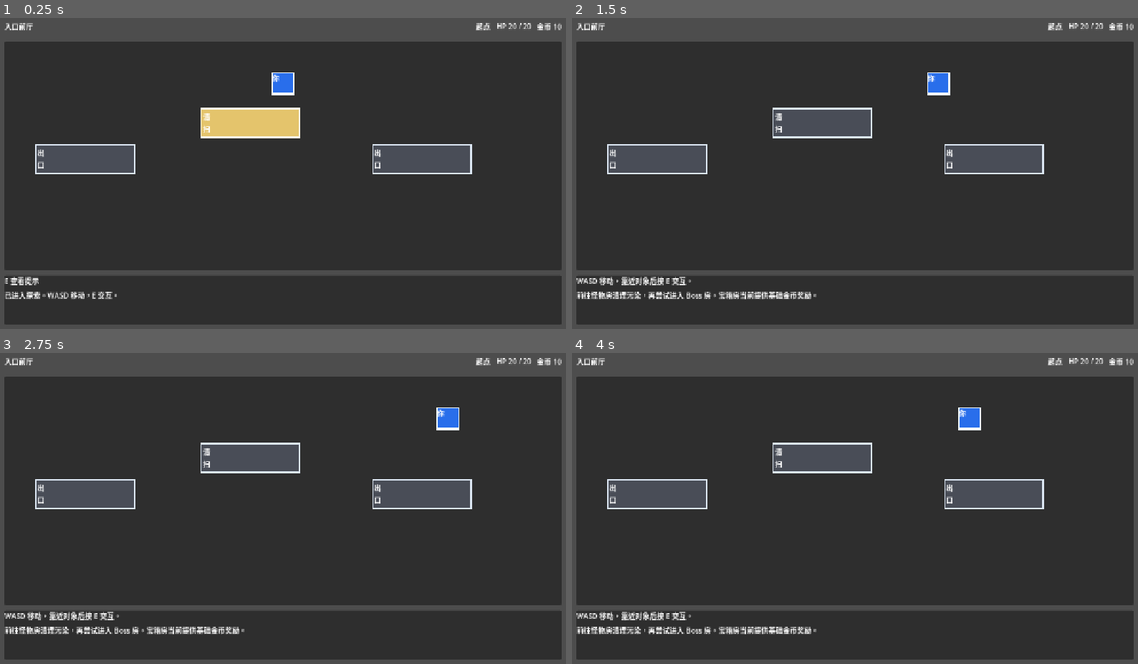
Above: before the commit, frames 1-4 (two rows, left to right).
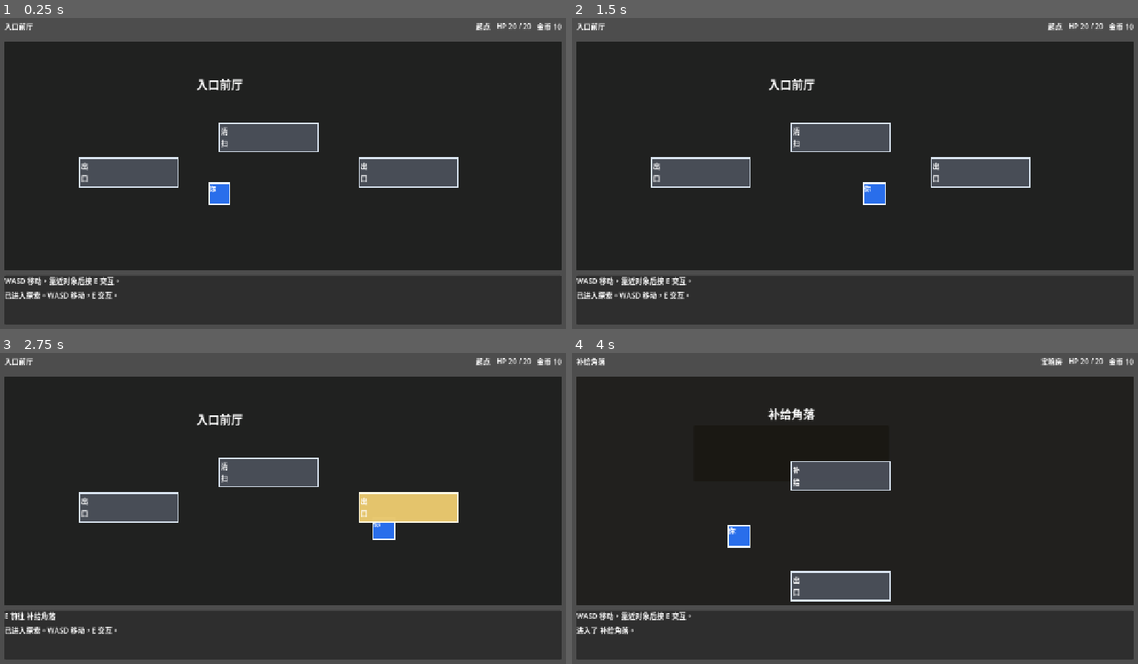
Above: after the commit, the same moments.

Repository: ddd-Deng/food-cleaner
Game: Godot game, scene res://scenes/main/main.tscn
The game is run twice, just before and just after one commit, with the same random seed, the same clock (stepped at 60 frames per second) and the same inputs.
Inputs (mouse positions are in pixels of both pictures, inside the frame that each line leads up to):
- Up to frame 1 (0.25 s): no input
- Up to frame 2 (1.5 s): tap Enter at 0.5 s; move the mouse to (979, 154) at 0.52 s; hold D (move_right) 0.53-1.25 s; hold E (interact) 0.53-1.25 s; click (979, 154) at 0.67 s; drag from (741, 185) to (826, 235) at 1.27 s
- Up to frame 3 (2.75 s): tap Space at 2 s; move the mouse to (339, 433) at 2.02 s; hold D (move_right) from 2.03 s (still down); hold E (interact) from 2.03 s (still down); click (339, 433) at 2.17 s
- Up to frame 4 (4 s): release D (move_right) at 2.75 s; release E (interact) at 2.75 s; drag from (826, 570) to (685, 458) at 2.77 s; tap Enter at 3.5 s; move the mouse to (1024, 555) at 3.52 s; hold A (move_left) from 3.53 s (still down); hold E (interact) from 3.53 s (still down); click (1024, 555) at 3.67 s

The runs differ from the first frame. In frame 1, 8.3% of the frame differs, in the area x 0-84%, y 17-86%; in frame 2, 8.1%; in frame 3, 9.1%; in frame 4, 13%, in the area x 0-87%, y 1-91%.

Commit message:
把每个不同的房间分成不同的tscn，然后修复了一开始的房间的行走区域受限制的问题

Diff:
--- a/scenes/explore/explore_scene.tscn
+++ b/scenes/explore/explore_scene.tscn
@@ -62,6 +62,7 @@
 size_flags_vertical = 3
 
 [node name="RoomCanvas" type="Control" parent="Root/Layout/RoomPanel"]
+clip_contents = true
 layout_mode = 2
 anchors_preset = 15
 anchor_right = 1.0
--- /dev/null
+++ b/scenes/rooms/boss_room.tscn
@@ -0,0 +1,70 @@
+[gd_scene load_steps=3 format=3]
+
+[ext_resource type="Script" path="res://scripts/explore/room_scene.gd" id="1"]
+[ext_resource type="Script" path="res://scripts/explore/room_anchor.gd" id="2"]
+
+[node name="BossRoom" type="Control"]
+custom_minimum_size = Vector2(960, 540)
+layout_mode = 3
+anchors_preset = 15
+anchor_right = 1.0
+anchor_bottom = 1.0
+grow_horizontal = 2
+grow_vertical = 2
+script = ExtResource("1")
+fallback_room_tint = Color(0.93, 0.82, 0.82, 1)
+
+[node name="Backdrop" type="Panel" parent="."]
+layout_mode = 1
+anchors_preset = 15
+anchor_right = 1.0
+anchor_bottom = 1.0
+grow_horizontal = 2
+grow_vertical = 2
+self_modulate = Color(0.93, 0.82, 0.82, 1)
+
+[node name="KitchenCore" type="Panel" parent="."]
+layout_mode = 1
+offset_left = 166.0
+offset_top = 108.0
+offset_right = 794.0
+offset_bottom = 278.0
+self_modulate = Color(0.72, 0.55, 0.55, 1)
+
+[node name="Title" type="Label" parent="."]
+layout_mode = 1
+offset_left = 336.0
+offset_top = 68.0
+offset_right = 624.0
+offset_bottom = 108.0
+theme_override_font_sizes/font_size = 26
+text = "深处后厨"
+horizontal_alignment = 1
+
+[node name="FeatureAnchor" type="ColorRect" parent="."]
+custom_minimum_size = Vector2(220, 64)
+offset_left = 370.0
+offset_top = 164.0
+offset_right = 590.0
+offset_bottom = 228.0
+script = ExtResource("2")
+anchor_kind = &"feature"
+
+[node name="PlayerSpawn" type="ColorRect" parent="."]
+custom_minimum_size = Vector2(48, 48)
+offset_left = 456.0
+offset_top = 340.0
+offset_right = 504.0
+offset_bottom = 388.0
+script = ExtResource("2")
+anchor_kind = &"player_spawn"
+
+[node name="ExitLeft" type="ColorRect" parent="."]
+custom_minimum_size = Vector2(220, 64)
+offset_left = 58.0
+offset_top = 228.0
+offset_right = 278.0
+offset_bottom = 292.0
+script = ExtResource("2")
+anchor_kind = &"exit"
+anchor_order = 0
--- /dev/null
+++ b/scenes/rooms/chest_room.tscn
@@ -0,0 +1,70 @@
+[gd_scene load_steps=3 format=3]
+
+[ext_resource type="Script" path="res://scripts/explore/room_scene.gd" id="1"]
+[ext_resource type="Script" path="res://scripts/explore/room_anchor.gd" id="2"]
+
+[node name="ChestRoom" type="Control"]
+custom_minimum_size = Vector2(960, 540)
+layout_mode = 3
+anchors_preset = 15
+anchor_right = 1.0
+anchor_bottom = 1.0
+grow_horizontal = 2
+grow_vertical = 2
+script = ExtResource("1")
+fallback_room_tint = Color(0.95, 0.92, 0.78, 1)
+
+[node name="Backdrop" type="Panel" parent="."]
+layout_mode = 1
+anchors_preset = 15
+anchor_right = 1.0
+anchor_bottom = 1.0
+grow_horizontal = 2
+grow_vertical = 2
+self_modulate = Color(0.95, 0.92, 0.78, 1)
+
+[node name="Storage" type="Panel" parent="."]
+layout_mode = 1
+offset_left = 262.0
+offset_top = 124.0
+offset_right = 698.0
+offset_bottom = 250.0
+self_modulate = Color(0.82, 0.73, 0.49, 1)
+
+[node name="Title" type="Label" parent="."]
+layout_mode = 1
+offset_left = 336.0
+offset_top = 78.0
+offset_right = 624.0
+offset_bottom = 118.0
+theme_override_font_sizes/font_size = 26
+text = "补给角落"
+horizontal_alignment = 1
+
+[node name="FeatureAnchor" type="ColorRect" parent="."]
+custom_minimum_size = Vector2(220, 64)
+offset_left = 370.0
+offset_top = 158.0
+offset_right = 590.0
+offset_bottom = 222.0
+script = ExtResource("2")
+anchor_kind = &"feature"
+
+[node name="PlayerSpawn" type="ColorRect" parent="."]
+custom_minimum_size = Vector2(48, 48)
+offset_left = 456.0
+offset_top = 332.0
+offset_right = 504.0
+offset_bottom = 380.0
+script = ExtResource("2")
+anchor_kind = &"player_spawn"
+
+[node name="ExitLeft" type="ColorRect" parent="."]
+custom_minimum_size = Vector2(220, 64)
+offset_left = 370.0
+offset_top = 404.0
+offset_right = 590.0
+offset_bottom = 468.0
+script = ExtResource("2")
+anchor_kind = &"exit"
+anchor_order = 0
--- /dev/null
+++ b/scenes/rooms/monster_room.tscn
@@ -0,0 +1,80 @@
+[gd_scene load_steps=3 format=3]
+
+[ext_resource type="Script" path="res://scripts/explore/room_scene.gd" id="1"]
+[ext_resource type="Script" path="res://scripts/explore/room_anchor.gd" id="2"]
+
+[node name="MonsterRoom" type="Control"]
+custom_minimum_size = Vector2(960, 540)
+layout_mode = 3
+anchors_preset = 15
+anchor_right = 1.0
+anchor_bottom = 1.0
+grow_horizontal = 2
+grow_vertical = 2
+script = ExtResource("1")
+fallback_room_tint = Color(0.98, 0.88, 0.82, 1)
+
+[node name="Backdrop" type="Panel" parent="."]
+layout_mode = 1
+anchors_preset = 15
+anchor_right = 1.0
+anchor_bottom = 1.0
+grow_horizontal = 2
+grow_vertical = 2
+self_modulate = Color(0.98, 0.88, 0.82, 1)
+
+[node name="Counter" type="Panel" parent="."]
+layout_mode = 1
+offset_left = 204.0
+offset_top = 120.0
+offset_right = 756.0
+offset_bottom = 268.0
+self_modulate = Color(0.8, 0.72, 0.62, 1)
+
+[node name="Title" type="Label" parent="."]
+layout_mode = 1
+offset_left = 336.0
+offset_top = 76.0
+offset_right = 624.0
+offset_bottom = 116.0
+theme_override_font_sizes/font_size = 26
+text = "脏污餐台"
+horizontal_alignment = 1
+
+[node name="FeatureAnchor" type="ColorRect" parent="."]
+custom_minimum_size = Vector2(220, 64)
+offset_left = 370.0
+offset_top = 162.0
+offset_right = 590.0
+offset_bottom = 226.0
+script = ExtResource("2")
+anchor_kind = &"feature"
+
+[node name="PlayerSpawn" type="ColorRect" parent="."]
+custom_minimum_size = Vector2(48, 48)
+offset_left = 456.0
+offset_top = 336.0
+offset_right = 504.0
+offset_bottom = 384.0
+script = ExtResource("2")
+anchor_kind = &"player_spawn"
+
+[node name="ExitLeft" type="ColorRect" parent="."]
+custom_minimum_size = Vector2(220, 64)
+offset_left = 58.0
+offset_top = 228.0
+offset_right = 278.0
+offset_bottom = 292.0
+script = ExtResource("2")
+anchor_kind = &"exit"
+anchor_order = 0
+
+[node name="ExitRight" type="ColorRect" parent="."]
+custom_minimum_size = Vector2(220, 64)
+offset_left = 682.0
+offset_top = 228.0
+offset_right = 902.0
+offset_bottom = 292.0
+script = ExtResource("2")
+anchor_kind = &"exit"
+anchor_order = 1
--- /dev/null
+++ b/scenes/rooms/start_room.tscn
@@ -0,0 +1,72 @@
+[gd_scene load_steps=3 format=3]
+
+[ext_resource type="Script" path="res://scripts/explore/room_scene.gd" id="1"]
+[ext_resource type="Script" path="res://scripts/explore/room_anchor.gd" id="2"]
+
+[node name="StartRoom" type="Control"]
+custom_minimum_size = Vector2(960, 540)
+layout_mode = 3
+anchors_preset = 15
+anchor_right = 1.0
+anchor_bottom = 1.0
+grow_horizontal = 2
+grow_vertical = 2
+script = ExtResource("1")
+fallback_room_tint = Color(0.88, 0.94, 0.88, 1)
+
+[node name="Backdrop" type="Panel" parent="."]
+layout_mode = 1
+anchors_preset = 15
+anchor_right = 1.0
+anchor_bottom = 1.0
+grow_horizontal = 2
+grow_vertical = 2
+self_modulate = Color(0.88, 0.94, 0.88, 1)
+
+[node name="Title" type="Label" parent="."]
+layout_mode = 1
+offset_left = 360.0
+offset_top = 90.0
+offset_right = 600.0
+offset_bottom = 130.0
+theme_override_font_sizes/font_size = 26
+text = "入口前厅"
+horizontal_alignment = 1
+
+[node name="FeatureAnchor" type="ColorRect" parent="."]
+custom_minimum_size = Vector2(220, 64)
+offset_left = 370.0
+offset_top = 150.0
+offset_right = 590.0
+offset_bottom = 214.0
+script = ExtResource("2")
+anchor_kind = &"feature"
+
+[node name="PlayerSpawn" type="ColorRect" parent="."]
+custom_minimum_size = Vector2(48, 48)
+offset_left = 456.0
+offset_top = 316.0
+offset_right = 504.0
+offset_bottom = 364.0
+script = ExtResource("2")
+anchor_kind = &"player_spawn"
+
+[node name="ExitLeft" type="ColorRect" parent="."]
+custom_minimum_size = Vector2(220, 64)
+offset_left = 58.0
+offset_top = 228.0
+offset_right = 278.0
+offset_bottom = 292.0
+script = ExtResource("2")
+anchor_kind = &"exit"
+anchor_order = 0
+
+[node name="ExitRight" type="ColorRect" parent="."]
+custom_minimum_size = Vector2(220, 64)
+offset_left = 682.0
+offset_top = 228.0
+offset_right = 902.0
+offset_bottom = 292.0
+script = ExtResource("2")
+anchor_kind = &"exit"
+anchor_order = 1
--- a/scripts/explore/explore_scene.gd
+++ b/scripts/explore/explore_scene.gd
@@ -5,6 +5,14 @@
 signal restart_requested
 
 const INTERACTABLE_SCENE := preload("res://scripts/explore/explore_interactable.gd")
+const DEFAULT_EXIT_POSITIONS := [
+	Vector2(70, 230),
+	Vector2(822, 230),
+	Vector2(446, 56),
+	Vector2(446, 404),
+]
+const DEFAULT_FEATURE_POSITION := Vector2(430, 170)
+const DEFAULT_PLAYER_SPAWN_POSITION := Vector2(456, 246)
 
 @onready var room_title_label: Label = $Root/Layout/Header/RoomTitle
 @onready var room_type_label: Label = $Root/Layout/Header/RoomType
@@ -21,9 +29,13 @@
 var run_state: RunState
 var _spawned_interactables: Array[ExploreInteractable] = []
 var _nearest_interactable: ExploreInteractable
+var _active_room_scene: ExploreRoomScene
+var _pending_room_layout_sync: bool = false
+var _room_layout_sync_version: int = 0
 
 func _ready() -> void:
 	restart_button.pressed.connect(func() -> void: restart_requested.emit())
+	room_canvas.resized.connect(_on_room_canvas_resized)
 	if run_state != null:
 		_refresh_view()
 
@@ -63,7 +75,7 @@
 	else:
 		restart_button.visible = false
 	_rebuild_room(room)
-	call_deferred("_reset_player_position")
+	_request_room_layout_sync()
 
 func _reset_player_position() -> void:
 	var inner_margin := Vector2(8, 8)
@@ -72,48 +84,47 @@
 		room_canvas.size - inner_margin * 2.0
 	)
 	player_actor.set_active(not run_state.is_run_over)
-	player_actor.center_in_room(bounds)
+	var spawn_center := _get_room_player_spawn_position()
+	var spawn_top_left := spawn_center - player_actor.size * 0.5
+	player_actor.position = spawn_top_left
 	player_actor.set_room_bounds(bounds)
 	_update_nearest_interactable()
 
 func _rebuild_room(room: RoomRuntimeData) -> void:
+	_clear_room_scene()
 	for interactable in _spawned_interactables:
 		interactable.queue_free()
 	_spawned_interactables.clear()
 
-	room_canvas.self_modulate = _room_color(room.room_type)
+	_load_room_scene(room)
 	_spawn_room_feature(room)
 	_spawn_room_exits(room)
 
 func _spawn_room_feature(room: RoomRuntimeData) -> void:
+	var feature_position := _get_room_feature_position()
 	match room.room_type:
 		MapTypes.RoomType.START:
 			_add_interactable(&"guide", "清扫路线图", "查看提示", &"message", {
 				"message": "前往怪物房清理污染，再尝试进入 Boss 房。宝箱房当前提供基础金币奖励。",
-			}, Vector2(440, 150))
+			}, feature_position)
 		MapTypes.RoomType.MONSTER, MapTypes.RoomType.BOSS:
 			var cleared_name := "已净化房间" if room.cleared else "污染怪物"
 			var prompt := "查看房间状态" if room.cleared else "发起战斗"
 			_add_interactable(&"enemy", cleared_name, prompt, &"encounter", {
 				"room_id": room.id,
-			}, Vector2(430, 170))
+			}, feature_position)
 		MapTypes.RoomType.CHEST:
 			var opened: bool = room.payload.get("opened", false)
 			_add_interactable(&"chest", "已开宝箱" if opened else "补给宝箱", "开启宝箱", &"chest", {
 				"room_id": room.id,
-			}, Vector2(430, 170))
+			}, feature_position)
 		MapTypes.RoomType.SHOP:
 			_add_interactable(&"merchant", "流动商人", "打开商店", &"shop", {
 				"room_id": room.id,
-			}, Vector2(430, 170))
+			}, feature_position)
 
 func _spawn_room_exits(room: RoomRuntimeData) -> void:
-	var positions := [
-		Vector2(70, 230),
-		Vector2(822, 230),
-		Vector2(446, 56),
-		Vector2(446, 404),
-	]
+	var positions := _get_room_exit_positions()
 	for index in range(room.linked_room_ids.size()):
 		var target_room_id: StringName = room.linked_room_ids[index]
 		var target_room: RoomRuntimeData = run_state.get_room(target_room_id)
@@ -126,7 +137,7 @@
 			"前往 %s" % target_room.display_name,
 			&"exit",
 			{"target_room_id": target_room_id},
-			positions[index % positions.size()]
+			positions[index % max(1, positions.size())]
 		)
 
 func _add_interactable(id: StringName, display_name: String, prompt: String, kind: StringName, payload: Dictionary, position_value: Vector2) -> void:
@@ -220,3 +231,67 @@
 			return Color(0.93, 0.82, 0.82, 1.0)
 		_:
 			return Color(0.9, 0.9, 0.9, 1.0)
+
+func _load_room_scene(room: RoomRuntimeData) -> void:
+	_active_room_scene = null
+	if room == null or room.scene_path.is_empty():
+		room_canvas.self_modulate = _room_color(room.room_type)
+		return
+	var scene_resource := load(room.scene_path)
+	if scene_resource is not PackedScene:
+		room_canvas.self_modulate = _room_color(room.room_type)
+		return
+	var room_scene := (scene_resource as PackedScene).instantiate()
+	if room_scene is not ExploreRoomScene:
+		room_scene.queue_free()
+		room_canvas.self_modulate = _room_color(room.room_type)
+		return
+	_active_room_scene = room_scene as ExploreRoomScene
+	room_canvas.self_modulate = Color.WHITE
+	room_canvas.add_child(_active_room_scene)
+	room_canvas.move_child(_active_room_scene, 0)
+	_active_room_scene.set_anchors_preset(Control.PRESET_FULL_RECT)
+	_active_room_scene.mouse_filter = Control.MOUSE_FILTER_IGNORE
+
+func _clear_room_scene() -> void:
+	if _active_room_scene != null:
+		_active_room_scene.queue_free()
+		_active_room_scene = null
+
+func _get_room_feature_position() -> Vector2:
+	if _active_room_scene == null:
+		return DEFAULT_FEATURE_POSITION
+	return _active_room_scene.get_feature_anchor_position(DEFAULT_FEATURE_POSITION)
+
+func _get_room_exit_positions() -> Array[Vector2]:
+	if _active_room_scene == null:
+		return DEFAULT_EXIT_POSITIONS.duplicate()
+	var positions := _active_room_scene.get_exit_anchor_positions(DEFAULT_EXIT_POSITIONS)
+	return DEFAULT_EXIT_POSITIONS.duplicate() if positions.is_empty() else positions
+
+func _get_room_player_spawn_position() -> Vector2:
+	if _active_room_scene == null:
+		return DEFAULT_PLAYER_SPAWN_POSITION
+	return _active_room_scene.get_player_spawn_position(DEFAULT_PLAYER_SPAWN_POSITION)
+
+func _request_room_layout_sync() -> void:
+	_pending_room_layout_sync = true
+	_schedule_room_layout_sync()
+
+func _on_room_canvas_resized() -> void:
+	if not _pending_room_layout_sync:
+		return
+	_schedule_room_layout_sync()
+
+func _schedule_room_layout_sync() -> void:
+	_room_layout_sync_version += 1
+	call_deferred("_run_room_layout_sync", _room_layout_sync_version)
+
+func _run_room_layout_sync(sync_version: int) -> void:
+	await get_tree().process_frame
+	if sync_version != _room_layout_sync_version:
+		return
+	if not _pending_room_layout_sync:
+		return
+	_pending_room_layout_sync = false
+	_reset_player_position()
--- /dev/null
+++ b/scripts/explore/room_anchor.gd
@@ -0,0 +1,32 @@
+@tool
+extends ColorRect
+class_name RoomAnchor
+
+@export var anchor_kind: StringName = &"feature":
+	set(value):
+		anchor_kind = value
+		_apply_editor_visual()
+@export var anchor_order: int = 0
+
+func _ready() -> void:
+	mouse_filter = Control.MOUSE_FILTER_IGNORE
+	if custom_minimum_size == Vector2.ZERO:
+		custom_minimum_size = Vector2(96, 44)
+	if size == Vector2.ZERO:
+		size = custom_minimum_size
+	_apply_editor_visual()
+	if not Engine.is_editor_hint():
+		visible = false
+
+func _apply_editor_visual() -> void:
+	if not Engine.is_editor_hint():
+		return
+	match anchor_kind:
+		&"feature":
+			color = Color(0.97, 0.72, 0.31, 0.55)
+		&"exit":
+			color = Color(0.43, 0.79, 0.95, 0.55)
+		&"player_spawn":
+			color = Color(0.41, 0.84, 0.56, 0.55)
+		_:
+			color = Color(0.82, 0.82, 0.82, 0.45)
--- /dev/null
+++ b/scripts/explore/room_scene.gd
@@ -0,0 +1,43 @@
+@tool
+extends Control
+class_name ExploreRoomScene
+
+@export var fallback_room_tint: Color = Color.WHITE
+
+func get_feature_anchor_position(default_position: Vector2) -> Vector2:
+	var anchors := _anchors_of_kind(&"feature")
+	if anchors.is_empty():
+		return default_position
+	return _anchor_center(anchors[0])
+
+func get_exit_anchor_positions(default_positions: Array) -> Array[Vector2]:
+	var anchors := _anchors_of_kind(&"exit")
+	if anchors.is_empty():
+		var fallback_positions: Array[Vector2] = []
+		for position_value in default_positions:
+			if position_value is Vector2:
+				fallback_positions.append(position_value)
+		return fallback_positions
+	var positions: Array[Vector2] = []
+	for anchor in anchors:
+		positions.append(_anchor_center(anchor))
+	return positions
+
+func get_player_spawn_position(default_position: Vector2) -> Vector2:
+	var anchors := _anchors_of_kind(&"player_spawn")
+	if anchors.is_empty():
+		return default_position
+	return _anchor_center(anchors[0])
+
+func _anchors_of_kind(kind: StringName) -> Array[RoomAnchor]:
+	var matching: Array[RoomAnchor] = []
+	for node in find_children("*", "RoomAnchor", true, false):
+		if node is RoomAnchor and (node as RoomAnchor).anchor_kind == kind:
+			matching.append(node as RoomAnchor)
+	matching.sort_custom(func(a: RoomAnchor, b: RoomAnchor) -> bool:
+		return a.anchor_order < b.anchor_order
+	)
+	return matching
+
+func _anchor_center(anchor: RoomAnchor) -> Vector2:
+	return anchor.position + anchor.size * 0.5
--- a/scripts/map/map_generator.gd
+++ b/scripts/map/map_generator.gd
@@ -8,6 +8,7 @@
 	start_room.id = &"start"
 	start_room.display_name = "入口前厅"
 	start_room.room_type = MapTypes.RoomType.START
+	start_room.scene_path = "res://scenes/rooms/start_room.tscn"
 	start_room.linked_room_ids = [&"monster_room", &"chest_room"]
 	rooms[start_room.id] = start_room
 
@@ -15,6 +16,7 @@
 	monster_room.id = &"monster_room"
 	monster_room.display_name = "脏污餐台"
 	monster_room.room_type = MapTypes.RoomType.MONSTER
+	monster_room.scene_path = "res://scenes/rooms/monster_room.tscn"
 	monster_room.linked_room_ids = [&"start", &"boss_room"]
 	monster_room.payload = {
 		"enemy_definition": _build_enemy_variant("变质便当", 0),
@@ -27,6 +29,7 @@
 	chest_room.id = &"chest_room"
 	chest_room.display_name = "补给角落"
 	chest_room.room_type = MapTypes.RoomType.CHEST
+	chest_room.scene_path = "res://scenes/rooms/chest_room.tscn"
 	chest_room.linked_room_ids = [&"start"]
 	chest_room.payload = {
 		"opened": false,
@@ -38,6 +41,7 @@
 	boss_room.id = &"boss_room"
 	boss_room.display_name = "深处后厨"
 	boss_room.room_type = MapTypes.RoomType.BOSS
+	boss_room.scene_path = "res://scenes/rooms/boss_room.tscn"
 	boss_room.linked_room_ids = [&"monster_room"]
 	boss_room.payload = {
 		"enemy_definition": _build_enemy_variant("污秽盛宴", 1),
--- a/scripts/map/room_runtime_data.gd
+++ b/scripts/map/room_runtime_data.gd
@@ -4,6 +4,7 @@
 var id: StringName = &""
 var display_name: String = ""
 var room_type: MapTypes.RoomType = MapTypes.RoomType.EVENT
+var scene_path: String = ""
 var linked_room_ids: Array[StringName] = []
 var visited: bool = false
 var cleared: bool = false
Not shown, added: scripts/explore/room_anchor.gd.uid
Not shown, added: scripts/explore/room_scene.gd.uid
Not shown, changed: devlog.md
